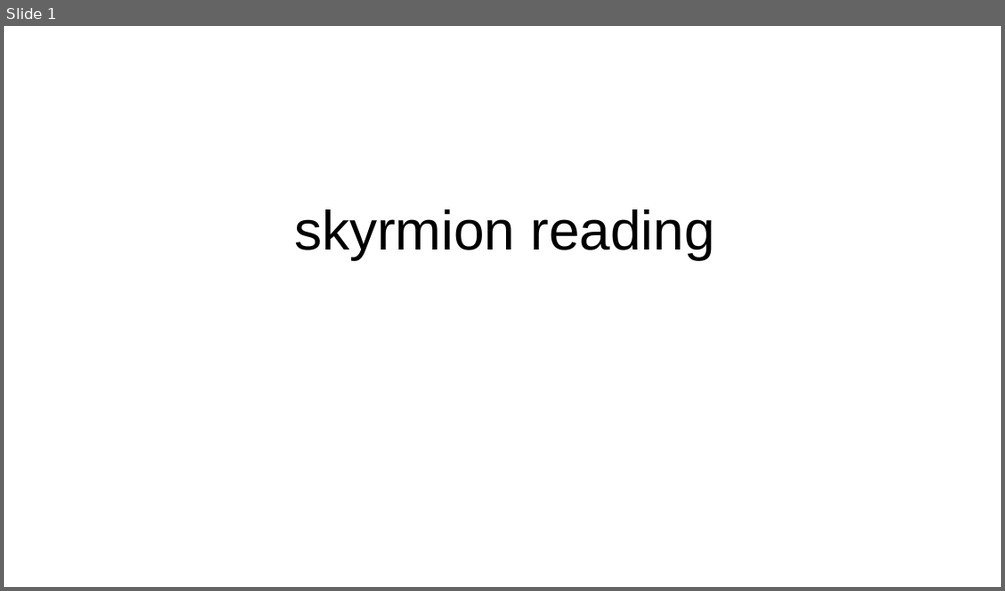
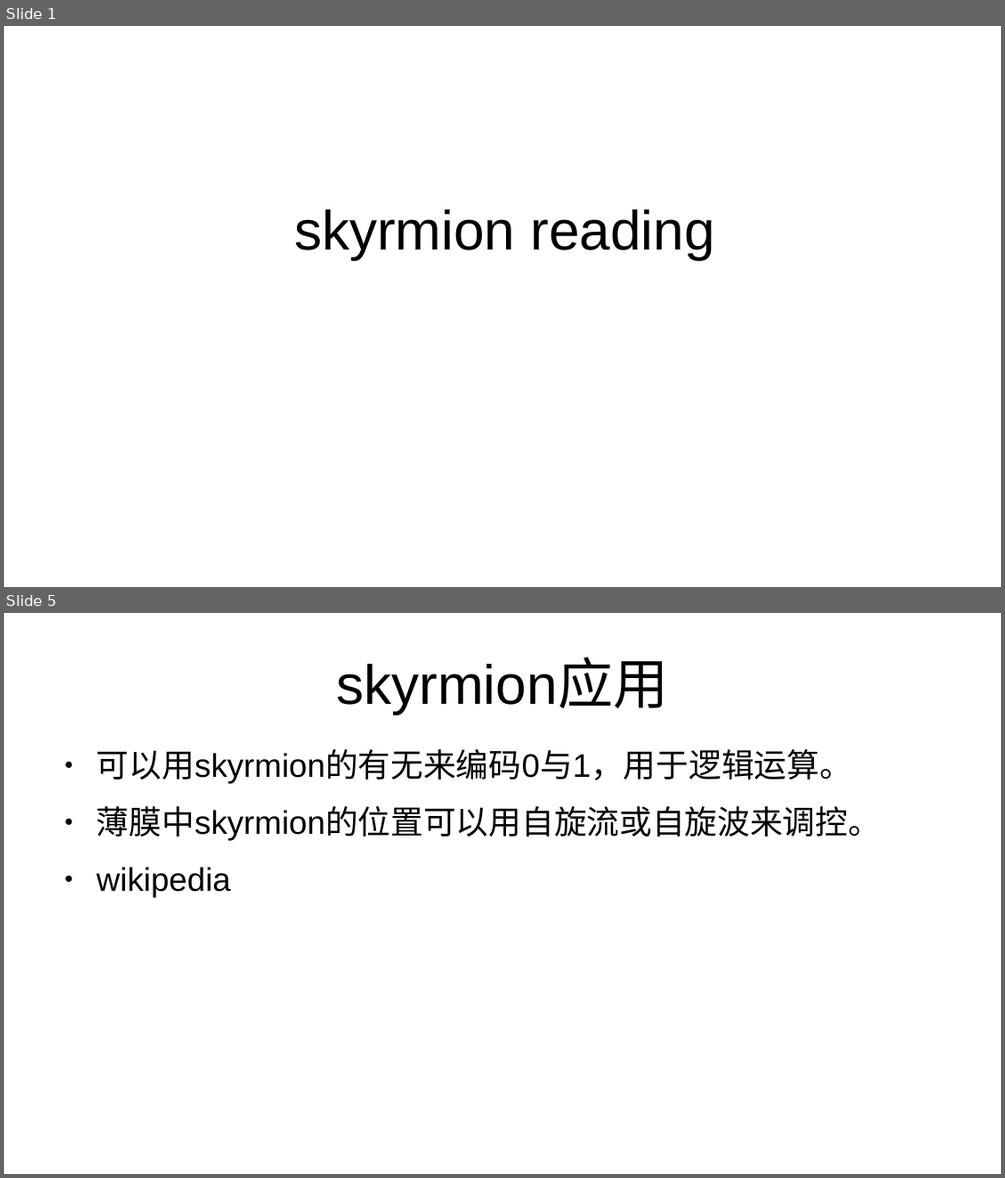
Before and after one commit to GoldenRaven/reference_reading, a slide deck: skyrmion.odp. Shown one above the other, each under a label of ours: slide 1 before the commit, slides 1 and 5 after it; the slides between them are not shown. The pictures are 1005x591 and 1005x1178 pixels, drawn with LibreOffice and Linux fonts; fonts in the diff are those of the drawing. Boxes give left, top, right and bottom in pixels: in the first picture for what was removed or moved away, otherwise in the second. Text is boxed around its words. In the diff, an @@ line names an element or a change of style, - is before the commit and + after.

```diff
--- a/skyrmion.odp
+++ b/skyrmion.odp
@@ slide 5 added at [4, 613, 1001, 1174], background #FFFFFF @@
@@ title added at [336, 659, 668, 714], 44 pt, text #000000 @@
+skyrmion应用
@@ text added at [97, 749, 881, 897], 26 pt, text #000000 @@
+● 可以用skyrmion的有无来编码0与1，用于逻辑运算。
+● 薄膜中skyrmion的位置可以用自旋流或自旋波来调控。
+● wikipedia
```
Also in this commit, not shown: 3 other slides added.
